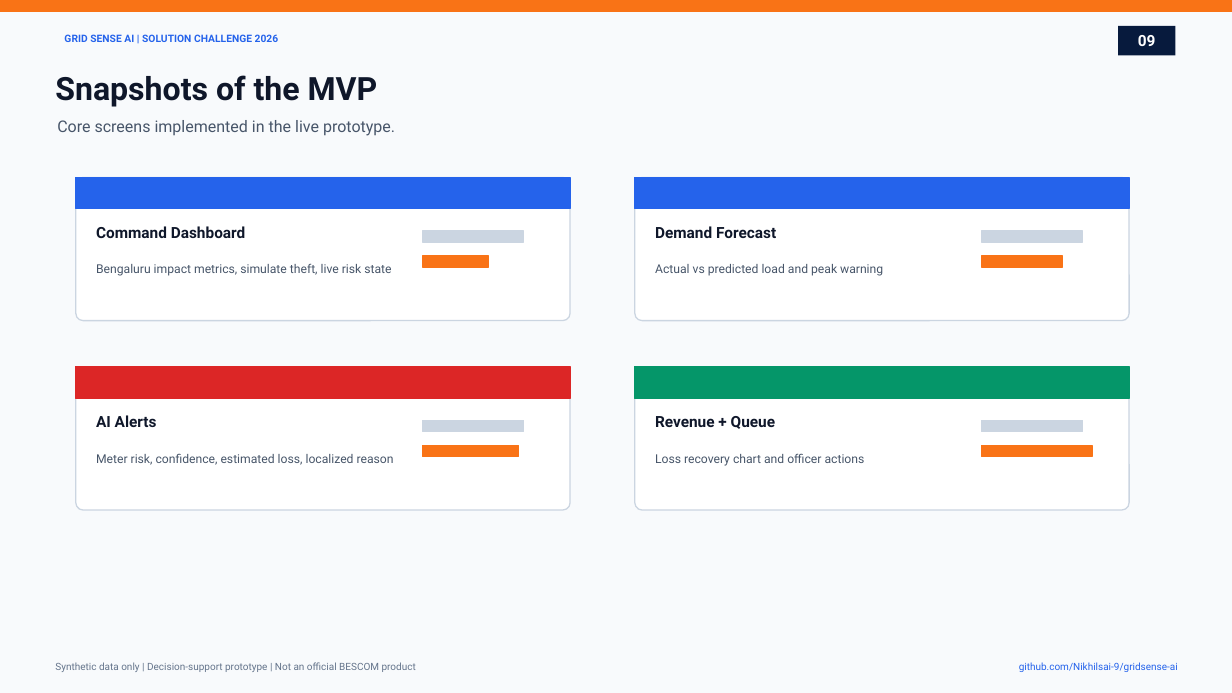
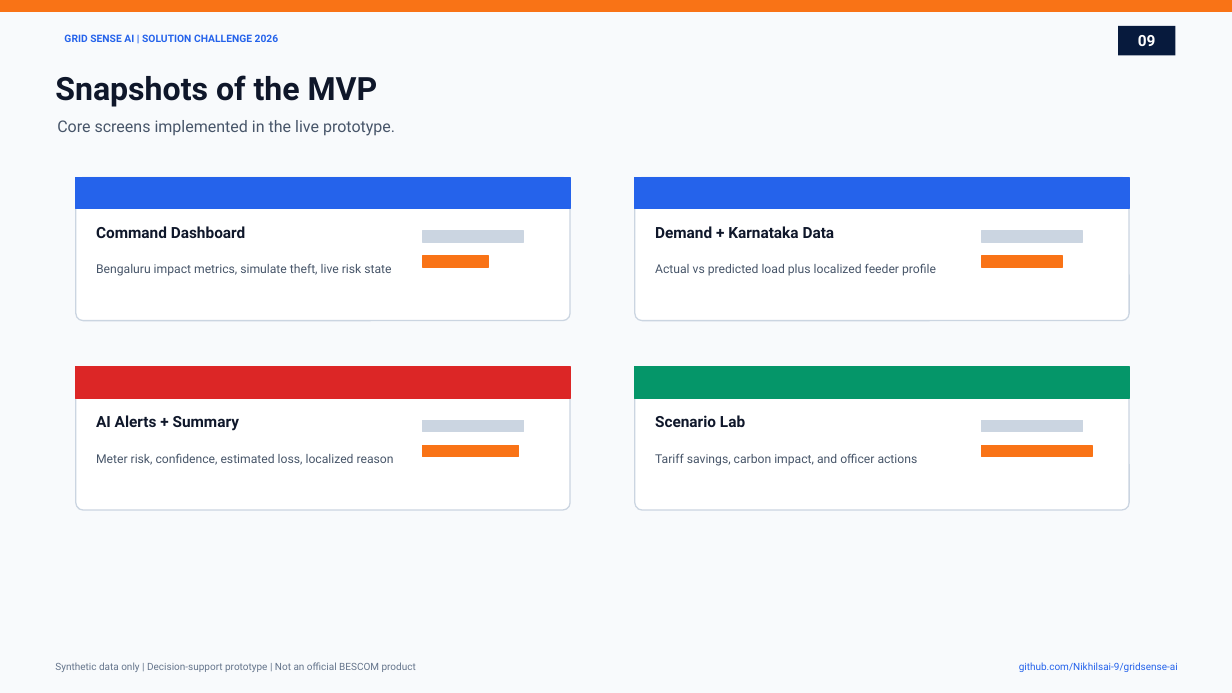
Before and after one commit to Nikhilsai-9/gridsense-ai, a slide deck: slide 9 of submission-deck/GridSense_AI_Prototype_Submission.pptx. Drawn at 1232x693 pixels with LibreOffice and Linux fonts; fonts in the diff are those of the drawing. Boxes give left, top, right and bottom in pixels: in the first picture for what was removed or moved away, otherwise in the second. Text is boxed around its words. In the diff, an @@ line names an element or a change of style, - is before the commit and + after.

Commit message:
Add Karnataka data, tariff engine, and scenario simulator

```diff
--- a/submission-deck/GridSense_AI_Prototype_Submission.pptx
+++ b/submission-deck/GridSense_AI_Prototype_Submission.pptx
@@ text at box(655, 226, 835, 238): text changed @@
-Demand Forecast
+Demand + Karnataka Data
@@ text at box(655, 263, 936, 276): text changed @@
-Actual vs predicted load and peak warning
+Actual vs predicted load plus localized feeder profile
@@ text at box(96, 415, 239, 431): text changed @@
-AI Alerts
+AI Alerts + Summary
@@ text at box(655, 415, 745, 427): text changed @@
-Revenue + Queue
+Scenario Lab
@@ text at box(655, 453, 918, 466): text changed @@
-Loss recovery chart and officer actions
+Tariff savings, carbon impact, and officer actions
```
Also in this commit, not shown: 5 other slides changed, 19 other files.
